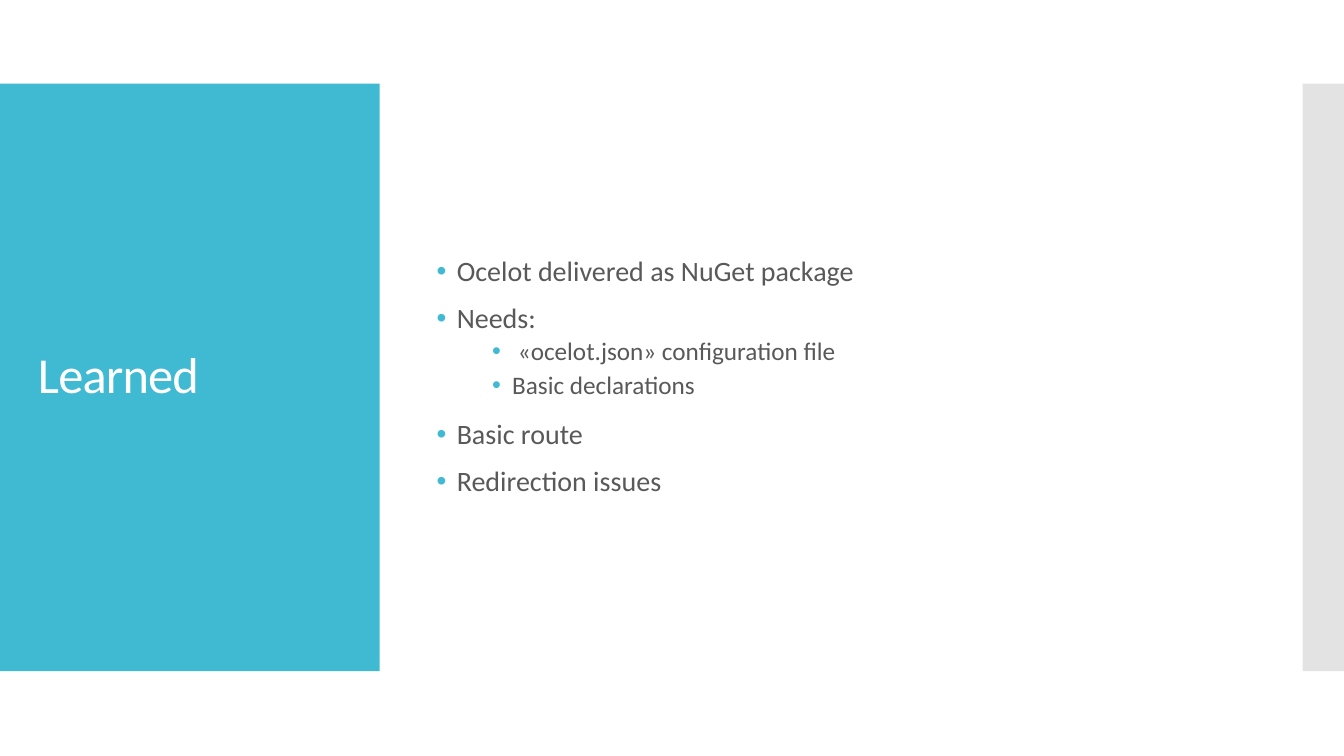
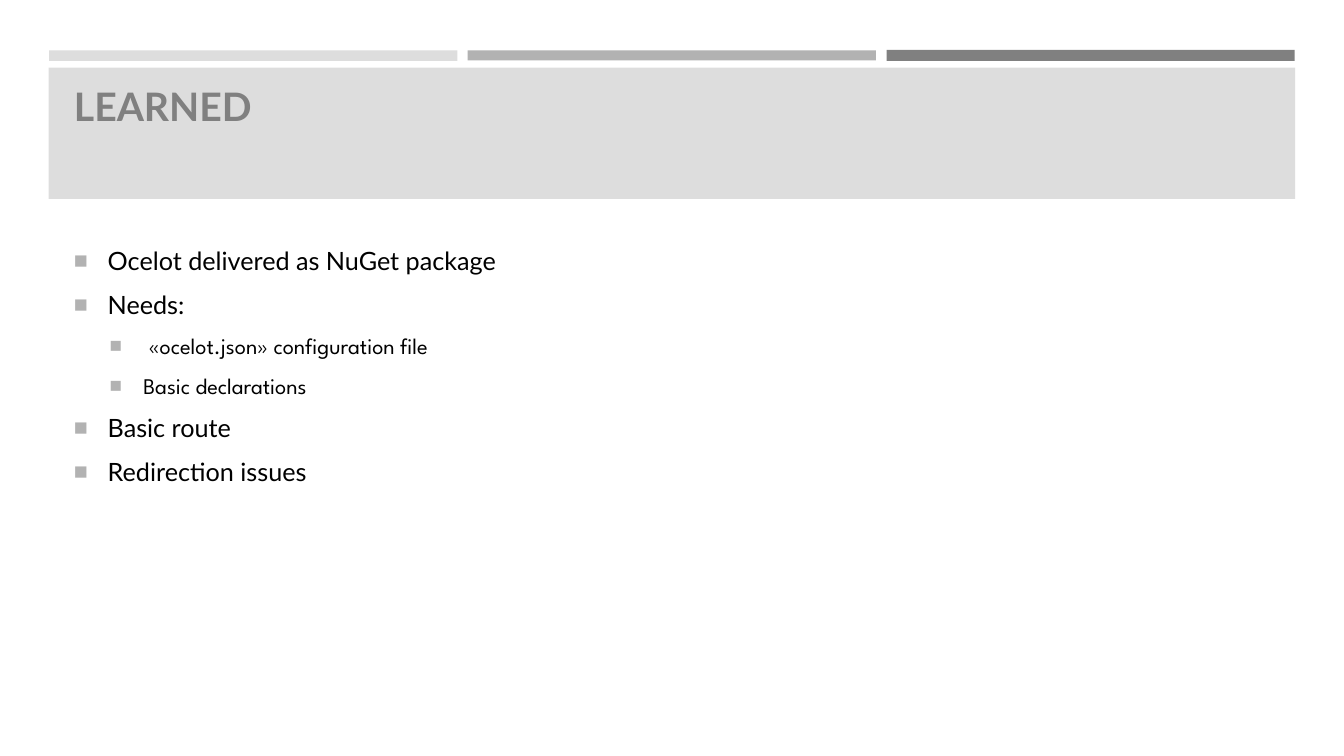
Before and after one commit to childotg/Events.2019, a slide deck: slide 10 of 190427 - Global Azure Bootcamp @Torino/API Gateway made easy with Ocelot and Containers.pptx (slide 7 before the commit). Drawn at 1344x756 pixels with LibreOffice and Linux fonts; fonts in the diff are those of the drawing; background and template pictures are left out. Boxes give left, top, right and bottom in pixels: in the first picture for what was removed or moved away, otherwise in the second. Text is boxed around its words. In the diff, an @@ line names an element or a change of style, - is before the commit and + after.

```diff
--- a/190427 - Global Azure Bootcamp @Torino/API Gateway made easy with Ocelot and Containers.pptx
+++ b/190427 - Global Azure Bootcamp @Torino/API Gateway made easy with Ocelot and Containers.pptx
@@ rectangle added at (x1=49, y1=50, x2=458, y2=60), fill #DDDDDD @@
@@ rectangle added at (x1=468, y1=50, x2=876, y2=60), fill #B2B2B2 @@
@@ rectangle added at (x1=886, y1=50, x2=1295, y2=62), fill #808080 @@
@@ rectangle removed at (x1=0, y1=84, x2=380, y2=671) @@
@@ rectangle added at (x1=48, y1=68, x2=1296, y2=199), fill #DDDDDD @@
@@ title "LEARNED" at (x1=74, y1=93, x2=252, y2=121): vertical alignment middle to top @@
@@ rectangle removed at (x1=1303, y1=84, x2=1344, y2=671) @@
@@ title at (x1=74, y1=93, x2=252, y2=121): text changed; size 36 to 28 pt; font Calibri to Lato; text colour #FFFFFF to #808080; bold on @@
-Learned
+LEARNED
@@ text "Ocelot delivered as NuGet package" moved from (x1=457, y1=261, x2=854, y2=491) to (x1=108, y1=251, x2=496, y2=482) @@
@@ text "Ocelot delivered as NuGet package" at (x1=108, y1=251, x2=496, y2=482): size 20 to 18 pt, font Calibri to Lato in "Ocelot delivered as NuGet package", "Needs:", "Basic route", "Redirection issues"; text colour #595959 to #000000; size 18 to 16 pt, font Calibri to League Spartan in "«ocelot.json» configuration file", "Basic declarations"; bullet • to ■; line spacing 0.9 to 1; less space between paragraphs; bullet colour #40BAD2 to #B2B2B2; more space between paragraphs; vertical alignment middle to top @@
```
Also in this commit, not shown: 19 other slides changed, 3 slides added, 1 other file.
